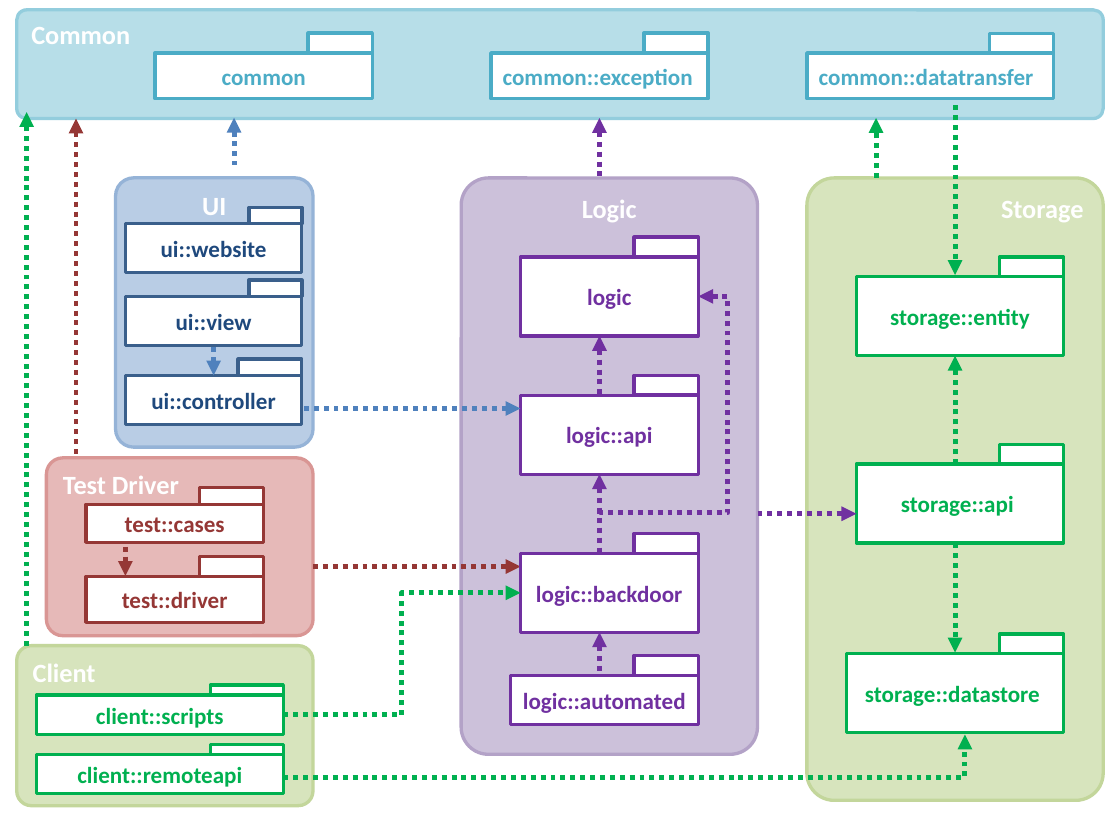
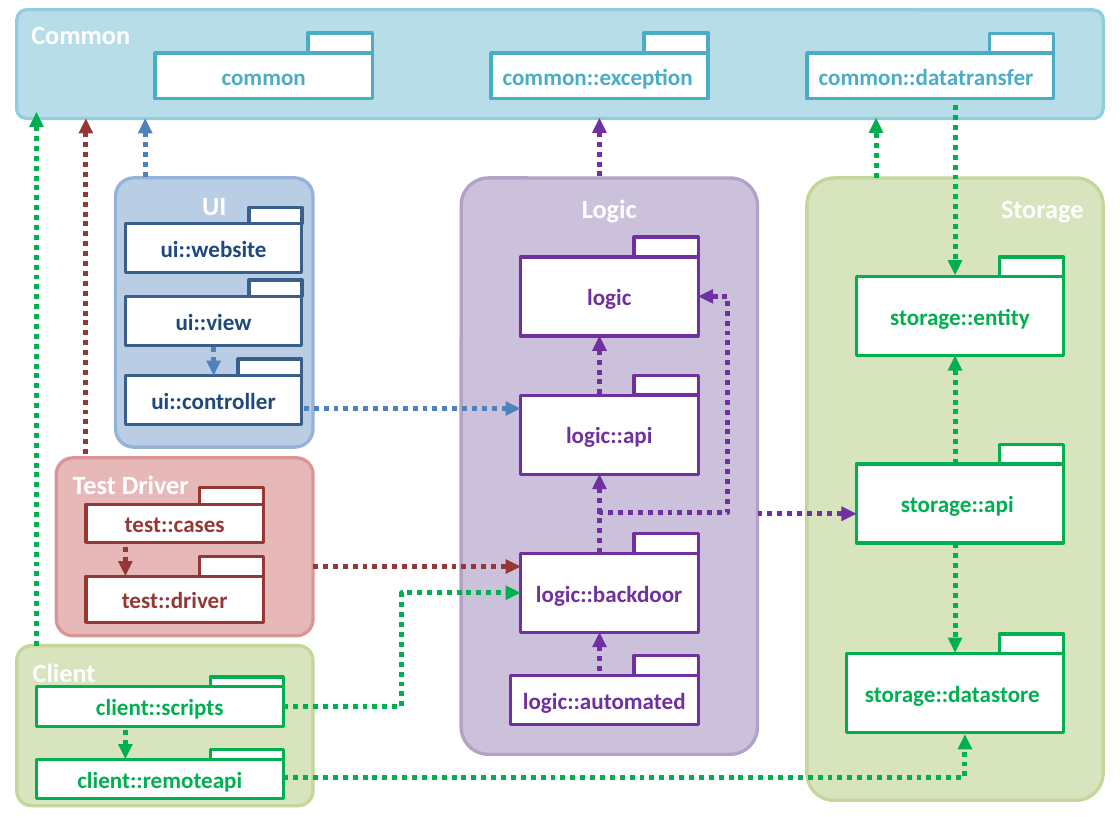
Before and after one commit to TEAMMATES/teammates, a slide deck: slide 1 of doc/diagrams/packageDiagram.pptx. Drawn at 1120x817 pixels with LibreOffice and Linux fonts; fonts in the diff are those of the drawing. Boxes give left, top, right and bottom in pixels: in the first picture for what was removed or moved away, otherwise in the second. Text is boxed around its words. In the diff, an @@ line names an element or a change of style, - is before the commit and + after.

```diff
--- a/doc/diagrams/packageDiagram.pptx
+++ b/doc/diagrams/packageDiagram.pptx
@@ arrow moved from (26, 646) - (26, 113) to (37, 646) - (37, 113) @@
@@ arrow moved from (76, 119) - (76, 457) to (85, 119) - (85, 457) @@
@@ arrow moved from (233, 117) - (233, 165) to (145, 119) - (145, 180) @@
@@ rounded rectangle "Test Driver": place and size @@
-rounded rectangle "Test Driver" at box(46, 457, 313, 635)
+rounded rectangle "Test Driver" at box(56, 457, 313, 635)
@@ elbow arrow moved from (283, 715) - (520, 593) to (283, 706) - (520, 593) @@
@@ text in rounded rectangle at box(33, 664, 96, 688): text added @@
+Client
@@ rectangle "client::scripts": place and size @@
-rectangle "client::scripts" at box(37, 695, 283, 734)
+rectangle "client::scripts" at box(37, 686, 283, 725)
@@ rectangle: place and size @@
-rectangle at box(211, 685, 284, 695)
+rectangle at box(211, 677, 284, 686)
@@ arrow added from (126, 730) to (126, 759), #00B050 3 pt dashed @@
@@ rectangle: place and size @@
-rectangle at box(211, 744, 284, 754)
+rectangle at box(211, 749, 284, 759)
@@ rectangle "client::remoteapi": place and size @@
-rectangle "client::remoteapi" at box(37, 754, 283, 793)
+rectangle "client::remoteapi" at box(37, 759, 283, 798)
```
Also in this commit, not shown: 7 other files.
